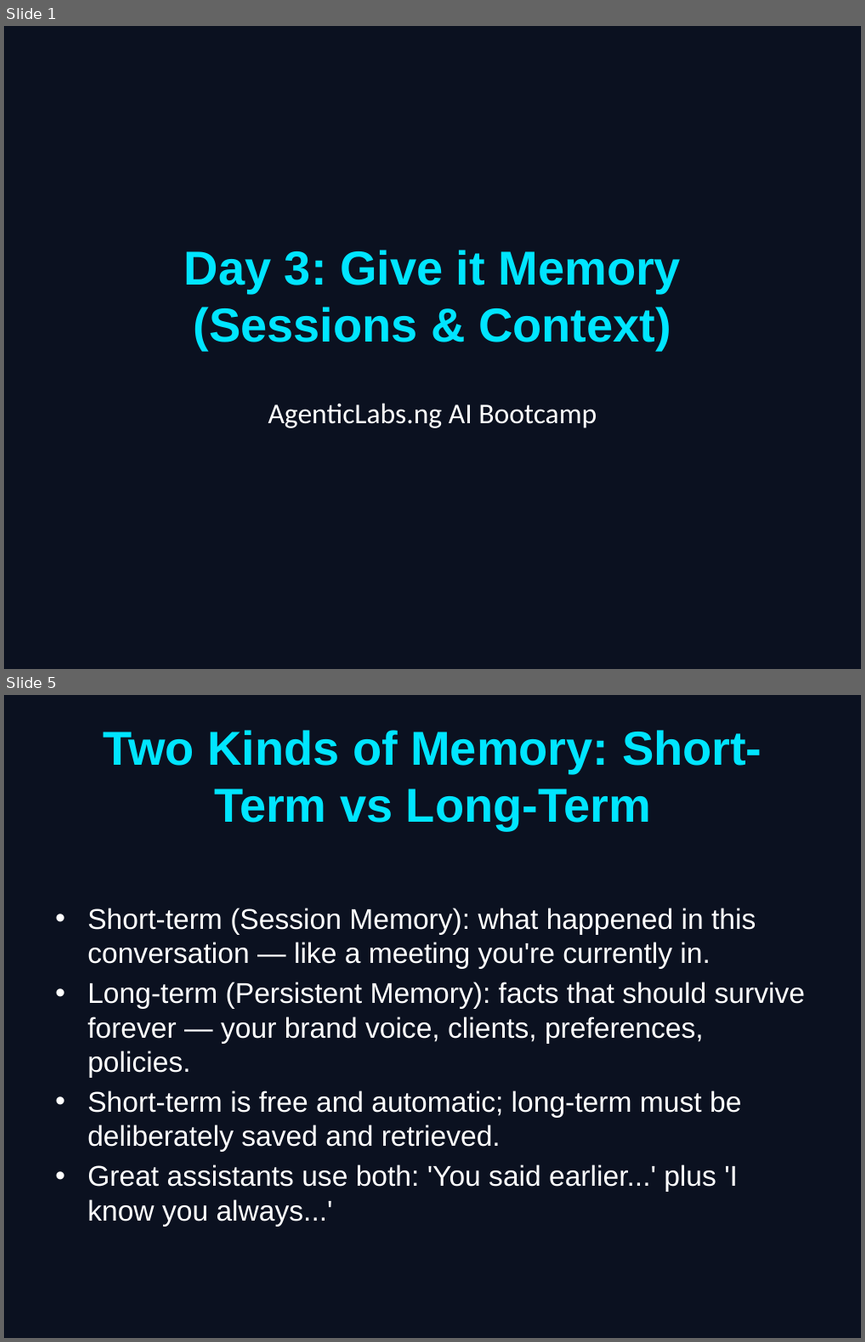
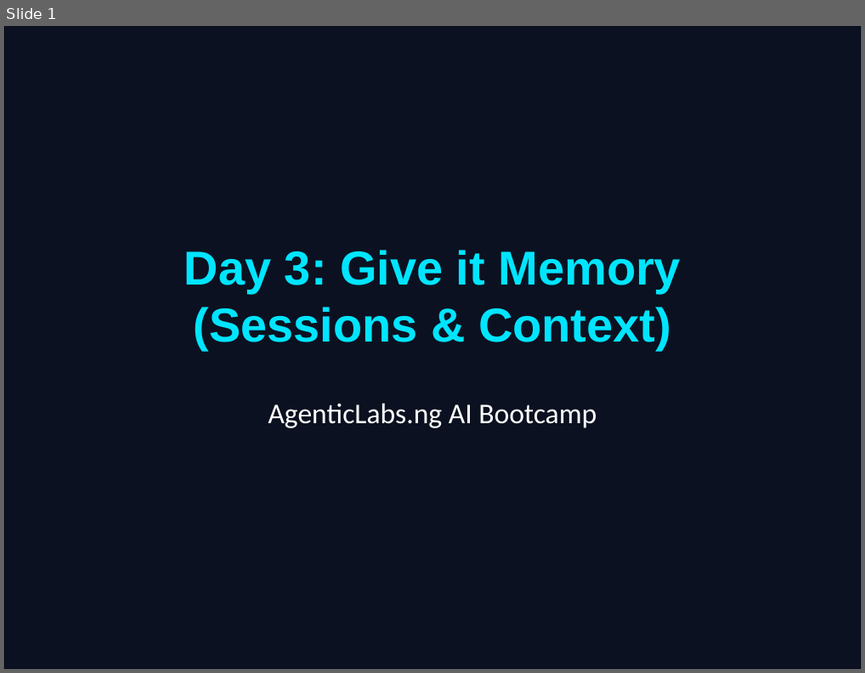
Before and after one commit to INTeniola/agentic-courses, a slide deck: ai-beginner-bootcamp-outline/day_3/Day_3_Slides.pptx. Shown one above the other, each under a label of ours: slides 1 and 5 before the commit, slide 1 after it; the slides between them are not shown. The pictures are 865x1342 and 865x673 pixels, drawn with LibreOffice and Linux fonts; fonts in the diff are those of the drawing. Boxes give left, top, right and bottom in pixels: in the first picture for what was removed or moved away, otherwise in the second. Text is boxed around its words. In the diff, an @@ line names an element or a change of style, - is before the commit and + after.

```diff
--- a/ai-beginner-bootcamp-outline/day_3/Day_3_Slides.pptx
+++ b/ai-beginner-bootcamp-outline/day_3/Day_3_Slides.pptx
@@ slide 5 removed at [4, 695, 861, 1338], background #0B1120 @@
@@ title removed at [103, 730, 762, 830] @@
-Two Kinds of Memory: Short-Term vs Long-Term
@@ text removed at [87, 907, 805, 1226] @@
-• Short-term (Session Memory): what happened in this conversation — like a meeting you're currently in.
-• Long-term (Persistent Memory): facts that should survive forever — your brand voice, clients, preferences, policies.
-• Short-term is free and automatic; long-term must be deliberately saved and retrieved.
-• Great assistants use both: 'You said earlier...' plus 'I know you always...'
```
Also in this commit, not shown: 6 slides changed, 2 slides added, 1 other slide removed, 35 other files.
